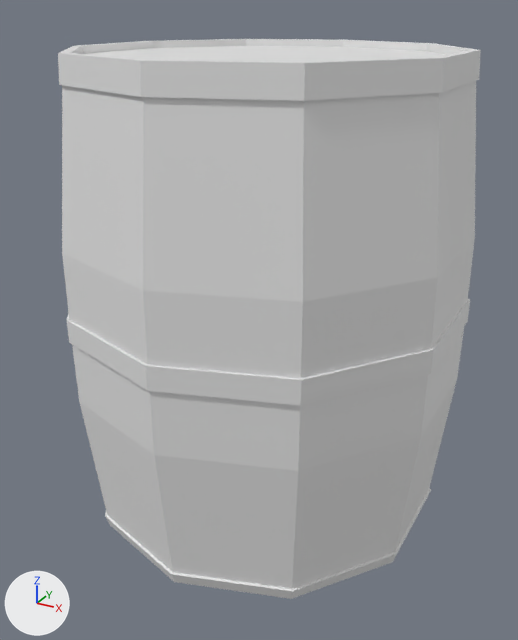
The Blender file salemstalker/Assets/3D/props/barrel.blend as it was, and as the next commit left it.
Before and after are seen from a 50 mm camera at (1.73, -3.22, 1.46) aimed at (0.0, -0.08, -0.11). The axes (+X, +Y, +Z) are drawn at lower left. The lights are the same throughout.
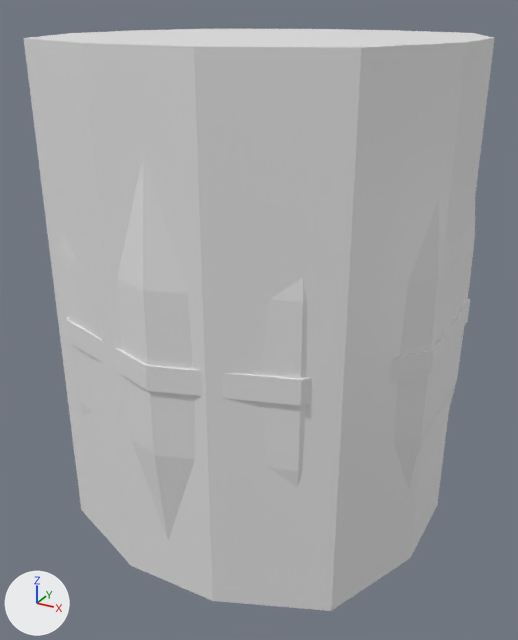
Edits to the bpy script that builds the scene:
```text
Add me_cube:
    me_cube.from_pydata(...)  # 24 vertices, 14 faces; spans x -1.0..1.0, y -1.0..1.0, z -1.0..1.0
Add ob_colision_colony:
    ob_colision_colony = bpy.data.objects.new('colision-colony', me_cube)
    ob_colision_colony.location = (0.0, 0.0, 0.066)
    ob_colision_colony.scale = (1.0, 1.0, 1.26)
```

Where the change shows, as pixel boxes (x1, y1, x2, y2) in the pictures (518 x 640 px):
'colision-colony', added
    after: (24, 29, 495, 611)
'Cylinder', unchanged, covered by the edit
    before: (58, 39, 481, 599)
    after: (62, 155, 475, 541)
